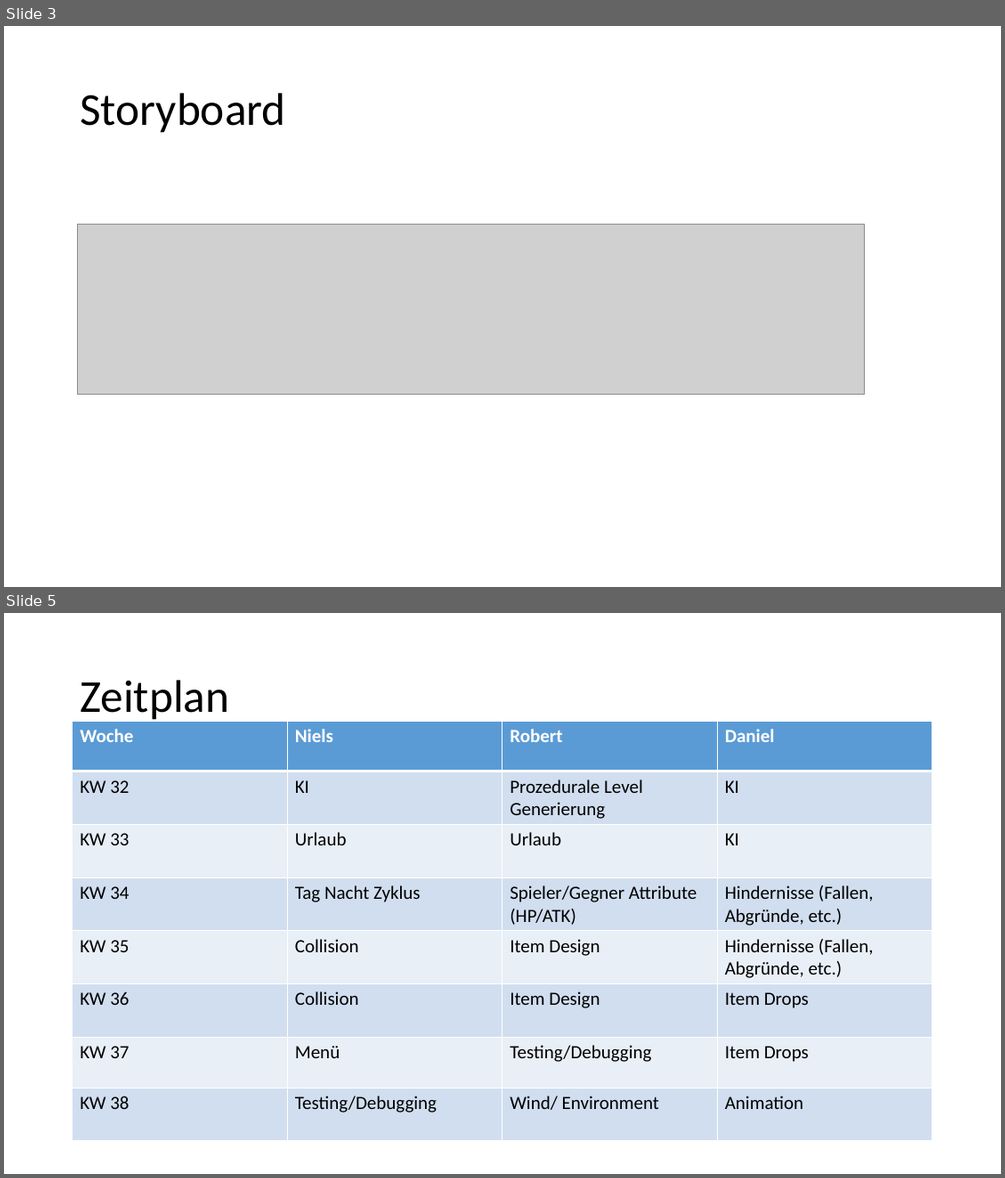
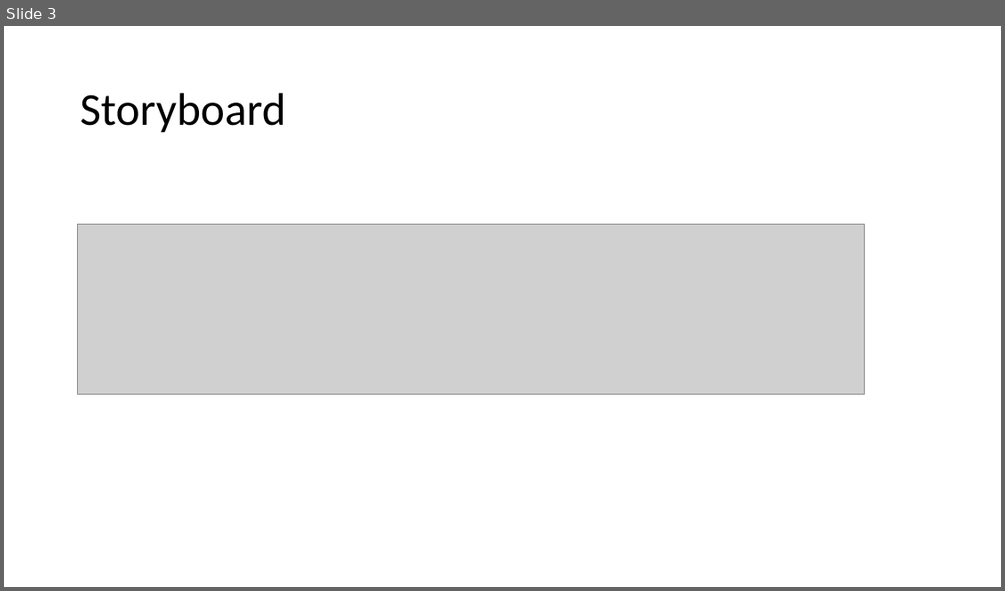
Before and after one commit to nielsq/CreativeNonSense, a slide deck: 12-Skymensions-JanzenQuanzJonetzko.pptx. Shown one above the other, each under a label of ours: slides 3 and 5 before the commit, slide 3 after it; the slides between them are not shown. The pictures are 1005x1178 and 1005x591 pixels, drawn with LibreOffice and Linux fonts; fonts in the diff are those of the drawing; grey boxes stand for pictures. Boxes give left, top, right and bottom in pixels: in the first picture for what was removed or moved away, otherwise in the second. Text is boxed around its words. In the diff, an @@ line names an element or a change of style, - is before the commit and + after.

```diff
--- a/12-Skymensions-JanzenQuanzJonetzko.pptx
+++ b/12-Skymensions-JanzenQuanzJonetzko.pptx
@@ slide 5 removed at (4,613,1001,1174), background #FFFFFF @@
@@ title removed at (80,680,229,722) @@
-Zeitplan
@@ table removed at (73,721,934,1135), 8 rows, 4 columns @@
-Woche | Niels | Robert | Daniel
-KW 32 | KI | Prozedurale Level Generierung | KI
-KW 33 | Urlaub | Urlaub | KI
-KW 34 | Tag Nacht Zyklus | Spieler/Gegner Attribute (HP/ATK) | Hindernisse (Fallen, Abgründe, etc.)
-KW 35 | Collision | Item Design | Hindernisse (Fallen, Abgründe, etc.)
-KW 36 | Collision | Item Design | Item Drops
-KW 37 | Menü | Testing/Debugging | Item Drops
-KW 38 | Testing/Debugging | Wind/ Environment | Animation
```
Also in this commit, not shown: 1 slide changed, 5 slides added, 2 other slides removed, 3 other files.
